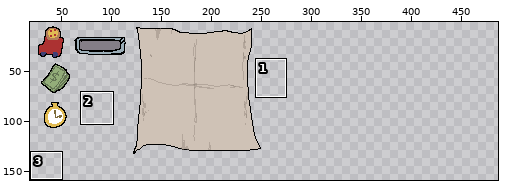
Two versions of one pixel-art file, Assets/art/UI/UI.aseprite. Above, an overview of the earlier version with the close-up marked.
Close-up. Before:
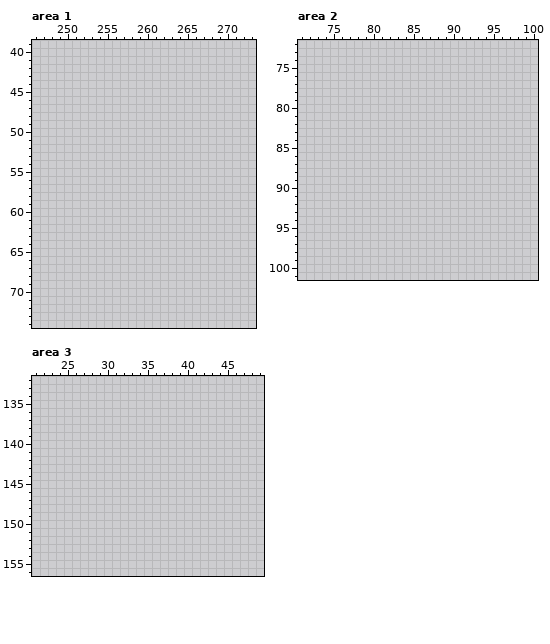
512x512 pixels, 1 frame. Shown: area 1: x 246..273, y 39..74; area 2: x 71..100, y 72..101; area 3: x 21..49, y 132..156. The wide view leaves out empty margins. The commit also changed other parts of the picture, which this record leaves out.
Now the later version:
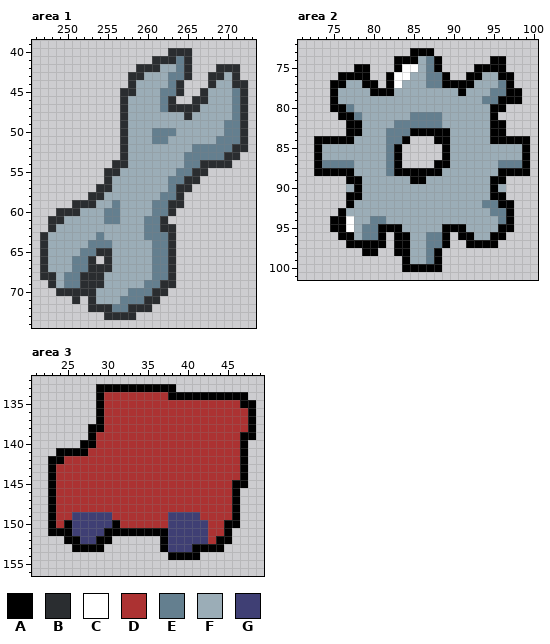
Palette (. is transparent): A #000000  B #2a2d30  C #ffffff  D #ac3232  E #647f8f  F #9badb7  G #3f3f74
Difference:
layer "Layer 1 #2" added
Changed rows in their new state; - is an unchanged pixel.
Area 1, layer "Layer 1 #2":
first column x 247:
40 ----------------BBB-------
41 --------------BBBEB-------
42 ------------BBBFFEB---BBB-
43 -----------BBFFFEEB--BBFB-
44 -----------BFFFFEB---BFFBB
45 ----------BBFFFEEB--BFFFEB
46 ----------BFFFFEB--BBFFFEB
47 ----------BFFFFEBBBBFFFFEB
48 ----------BFFFFFFFBFFFFFEB
49 ----------BFFFFFFFFFFFFEEB
50 ----------BFFFEEEFFFFFFEEB
51 ----------BFFFEEFFFFFFEEEB
52 ----------BFFFFFFFFEEEEEBB
53 ----------BFFFFFFFEEEEEBB-
54 ---------BBFFFFFFFEEBBBB--
55 --------BBFFFFFFFEEBB-----
56 --------BFFFFFFFEEBB------
57 -------BBFFFFFFFEBB-------
58 ------BBFFFFFFFEEB--------
59 ----BBBFFEFFFFEEBB--------
60 --BBBFFFEEFFFFEEB---------
61 -BBFFFFFEEFFFEEB----------
62 -BFFFFFFFFFFFEEBB---------
63 BFFFFFFEFFFFFEEEB---------
64 BFFFFFEEEFFFFFEEB---------
65 BFFFFEEBBFFFFFEEB---------
66 BFFFEEB-BFFFFFEEB---------
67 BFFFEEBBBFFFFFEEB---------
68 BBFEEBBBFFFFFFEEB---------
69 -BFEEBBBFFFFFEEBB---------
70 --BBBBBFFFFEEEBB----------
71 ----B-BFFFEEEBB-----------
72 ------BBBEEBBB------------
73 --------BBBB--------------
Area 2, layer "Layer 1 #2":
first column x 73:
 73 ------------AAA------------
 74 ----------AAAFEA------AA---
 75 -----AA---ACCFEA----AAAA---
 76 ---AAAA--ACCFFEEA--AAFFAA--
 77 --AAFFAA-ACFFFEEAAAAFFFEA--
 78 --AFFFFAAAFFFFFFFFAFFFEEAA-
 79 --AFFFFFFFFFFFFFFFFFFEEAAA-
 80 --AAEFFFFFFFFFFFFFFFFFAA---
 81 ---AAEFFFFFFEEEEFFFFFFA----
 82 ----AAFFFFEEEEEEFFFFFFAA---
 83 ----AAFFFEEEAAAAAFFFFFAA---
 84 AAAAAFFFFEEA---AAFFFFFAAAAA
 85 AFFFFFFFFEA-----AFFFFFFFFFA
 86 AFFFFFFFFEA-----AFFFFFFFFFA
 87 AEEEEFFFFEA----AAFFFFFFEEEA
 88 AAAAAFFFFEAAAAAAFFFFFFFAAAA
 89 ----AAFFFFFFAAFFFFFFFFAA---
 90 ----FAFFFFFFFFFFFFFFFFAF---
 91 ----AAFFFFFFFFFFFFFFFFAA---
 92 ----AFFFFFFFFFFFFFFFFEEAA--
 93 ---AFFFFFFFFFFFFFFFFFFEEA--
 94 --AACFFEEFFFFFFFFFFFFFFEA--
 95 --AACFEEAAAFFFFFAAAFFFFAA--
 96 ---AAFEEA-AAFFEEA-AAFFAA---
 97 ----AAAAA-AAFFEEA--AAAA----
 98 ------AA--AAFFEA-----------
 99 -----------AFFEA-----------
100 -----------AAAAA-----------
Area 3, layer "Layer 1 #2":
first column x 23:
133 ------AAAAAAAAAA----------
134 ------ADDDDDDDDAAAAAAAAAA-
135 ------ADDDDDDDDDDDDDDDDDAA
136 ------ADDDDDDDDDDDDDDDDDDA
137 ------ADDDDDDDDDDDDDDDDDDA
138 -----AADDDDDDDDDDDDDDDDDDA
139 -----ADDDDDDDDDDDDDDDDDDAA
140 ----AADDDDDDDDDDDDDDDDDDA-
141 -AAAADDDDDDDDDDDDDDDDDDDA-
142 AADDDDDDDDDDDDDDDDDDDDDDA-
143 ADDDDDDDDDDDDDDDDDDDDDDDA-
144 ADDDDDDDDDDDDDDDDDDDDDDDA-
145 ADDDDDDDDDDDDDDDDDDDDDDAA-
146 ADDDDDDDDDDDDDDDDDDDDDDA--
147 ADDDDDDDDDDDDDDDDDDDDDDA--
148 ADDDDDDDDDDDDDDDDDDDDDDA--
149 ADDGGGGGDDDDDDDGGGGDDDDA--
150 ADAGGGGGADDDDDDGGGGGDDAA--
151 AAAGGGGAAAAAAAAGGGGGDDA---
152 --AAGGAA------AGGGGGDAA---
153 ---AAAA-------AGGGAAAA----
154 ---------------AAAA-------
Changed places in both close-ups, as pixel boxes (x1, y1, x2, y2):
added: (40, 48, 248, 320)
added: (314, 48, 530, 272)
added: (48, 384, 256, 560)
